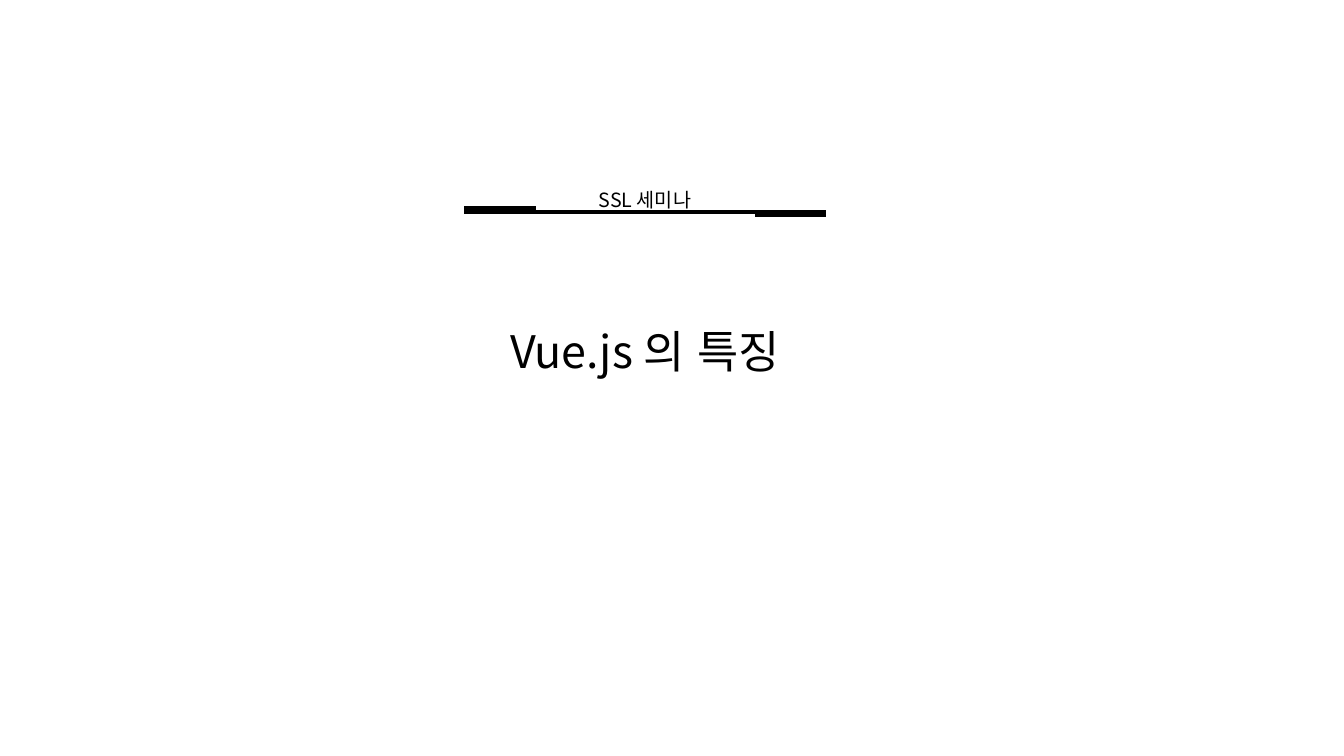
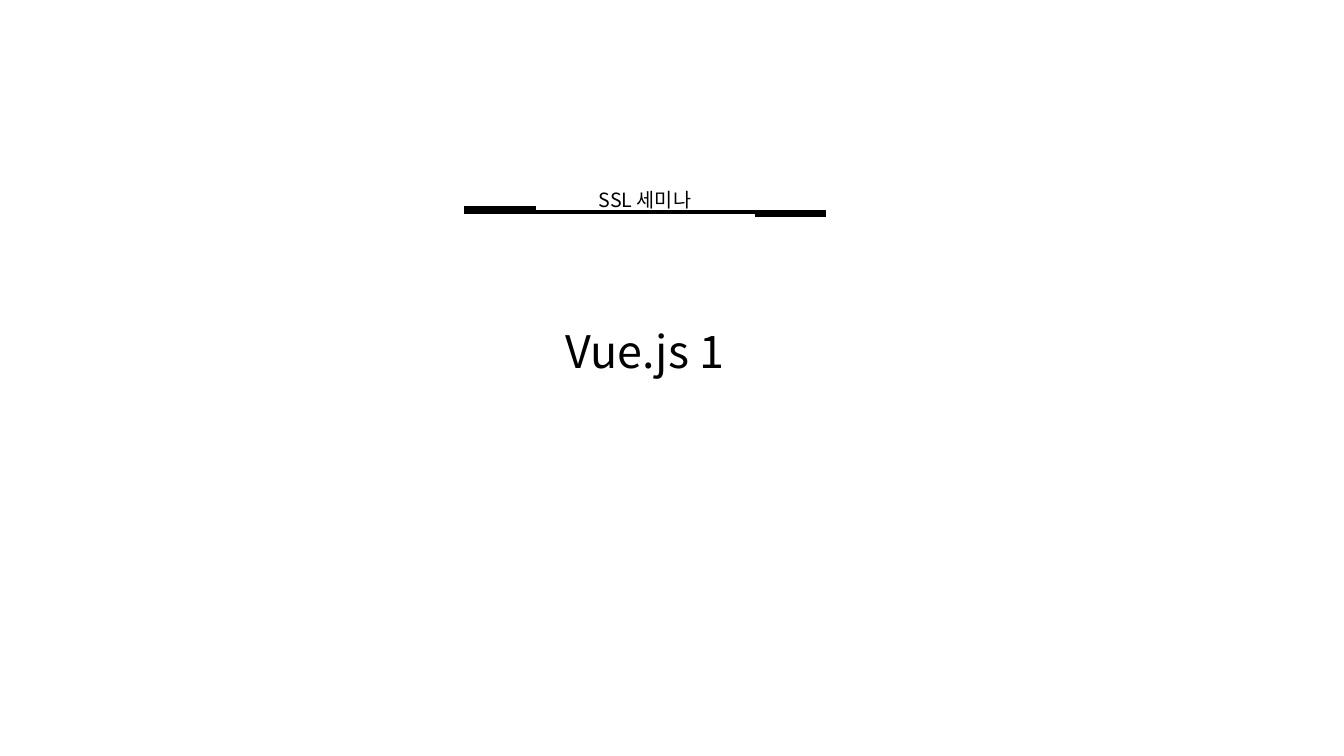
Before and after one commit to gunwoongPark/Seminar, a slide deck: slide 1 of 2021_01_12/세미나2.pptx. Drawn at 1344x756 pixels with LibreOffice and Linux fonts; fonts in the diff are those of the drawing. Boxes give left, top, right and bottom in pixels: in the first picture for what was removed or moved away, otherwise in the second. Text is boxed around its words. In the diff, an @@ line names an element or a change of style, - is before the commit and + after.

```diff
--- a/2021_01_12/세미나2.pptx
+++ b/2021_01_12/세미나2.pptx
@@ text at bbox=[566, 333, 724, 379]: text changed @@
-Vue.js 의 특징
+Vue.js 1
```
Also in this commit, not shown: 1 other slide changed, 6 slides added, 1 slide removed.
